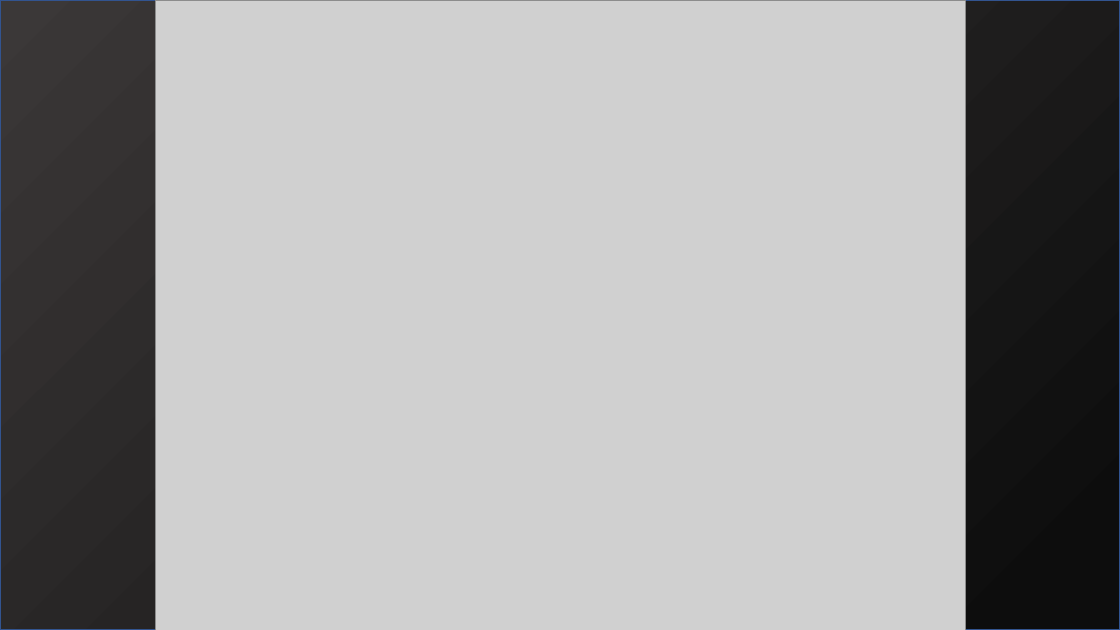
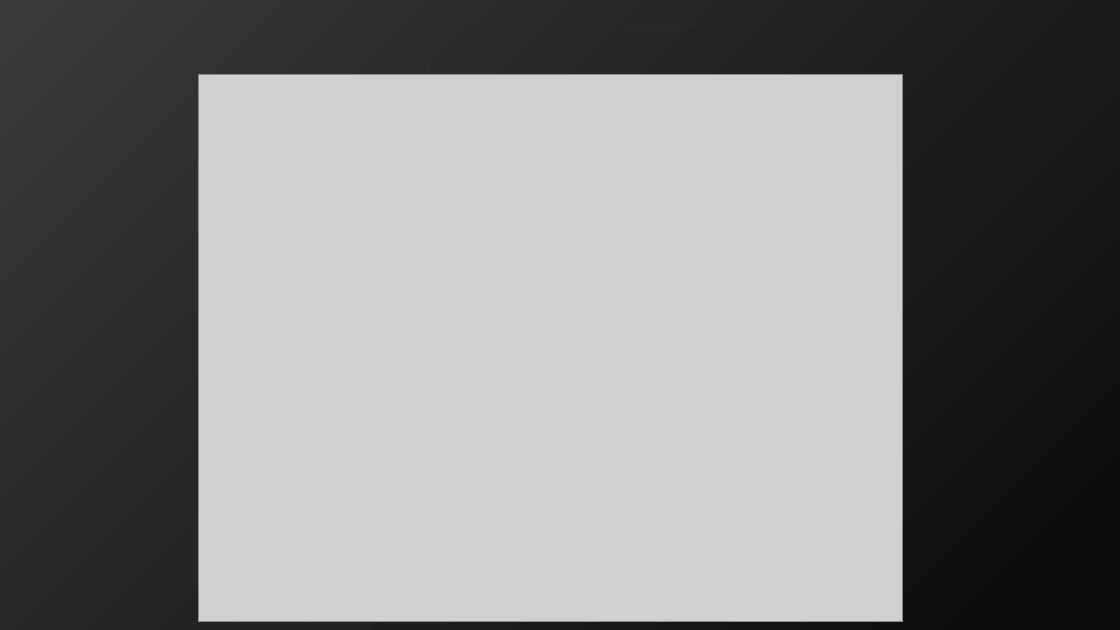
Before and after one commit to SamuelHiroyuki/Scrolls, a slide deck: slide 9 of Documentação/pptx/Apresentação.pptx. Drawn at 1120x630 pixels with LibreOffice and Linux fonts; fonts in the diff are those of the drawing; grey boxes stand for pictures; background and template pictures are left out. Boxes give left, top, right and bottom in pixels: in the first picture for what was removed or moved away, otherwise in the second. Text is boxed around its words. In the diff, an @@ line names an element or a change of style, - is before the commit and + after.

```diff
--- a/Documentação/pptx/Apresentação.pptx
+++ b/Documentação/pptx/Apresentação.pptx
@@ rectangle at (0,0,1120,630): outline #325491 1 pt to none @@
@@ freeform shape added at (1,0,1120,630), fill gradient #3B3838 to #0D0D0D @@
@@ picture: place and size @@
-picture at (155,0,965,630)
+picture at (198,75,902,623)
```
Also in this commit, not shown: 3 other slides changed, 2 other files.
